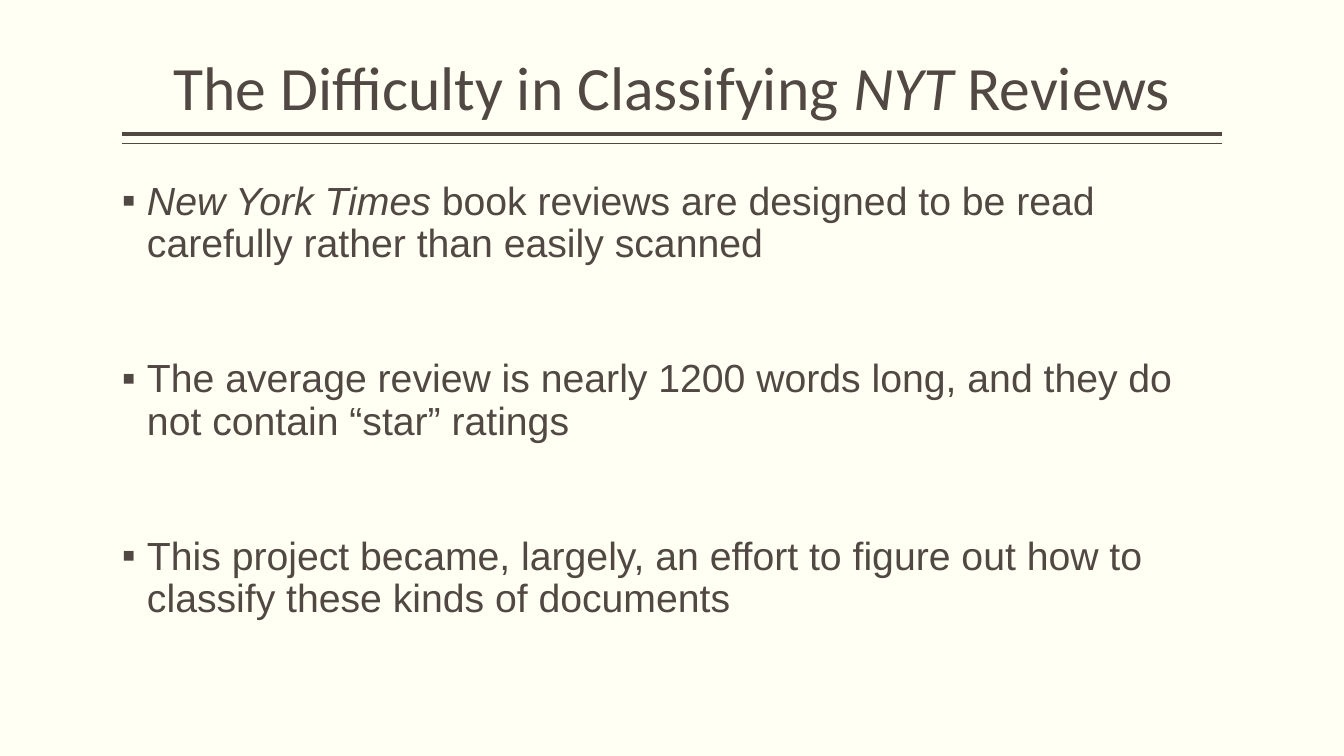
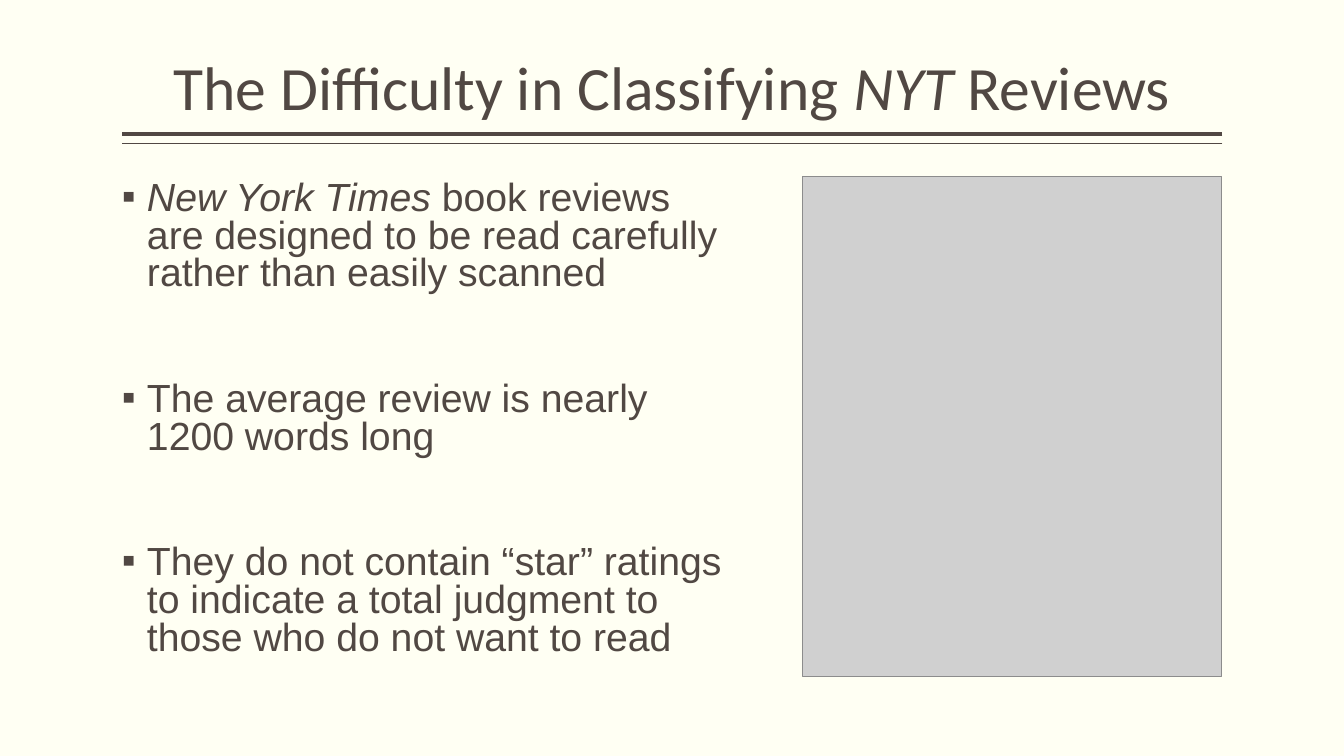
Before and after one commit to nycdatasci/bootcamp008_project, a slide deck: slide 7 of Project4-Capstone/davidletzler/NYTimes.pptx. Drawn at 1344x756 pixels with LibreOffice and Linux fonts; fonts in the diff are those of the drawing; grey boxes stand for pictures. Boxes give left, top, right and bottom in pixels: in the first picture for what was removed or moved away, otherwise in the second. Text is boxed around its words. In the diff, an @@ line names an element or a change of style, - is before the commit and + after.

```diff
--- a/Project4-Capstone/davidletzler/NYTimes.pptx
+++ b/Project4-Capstone/davidletzler/NYTimes.pptx
@@ picture added at box(804, 176, 1223, 677) @@
@@ text at box(147, 182, 717, 294): line spacing 0.9 to 0.8 @@
@@ text at box(147, 383, 722, 652): text changed @@
-▪ The average review is nearly 1200 words long, and they do not contain “star” ratings
-▪ This project became, largely, an effort to figure out how to classify these kinds of documents
+▪ The average review is nearly 1200 words long
+▪ They do not contain “star” ratings to indicate a total judgment to those who do not want to read
```
Also in this commit, not shown: 9 other slides changed, 6 slides added, 1 slide removed, 3 other files.
